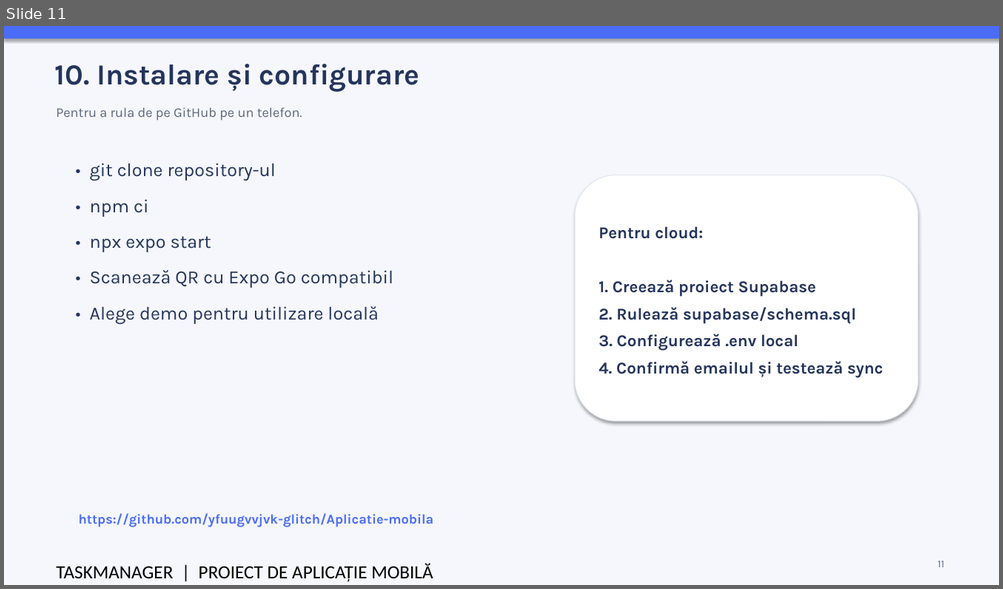
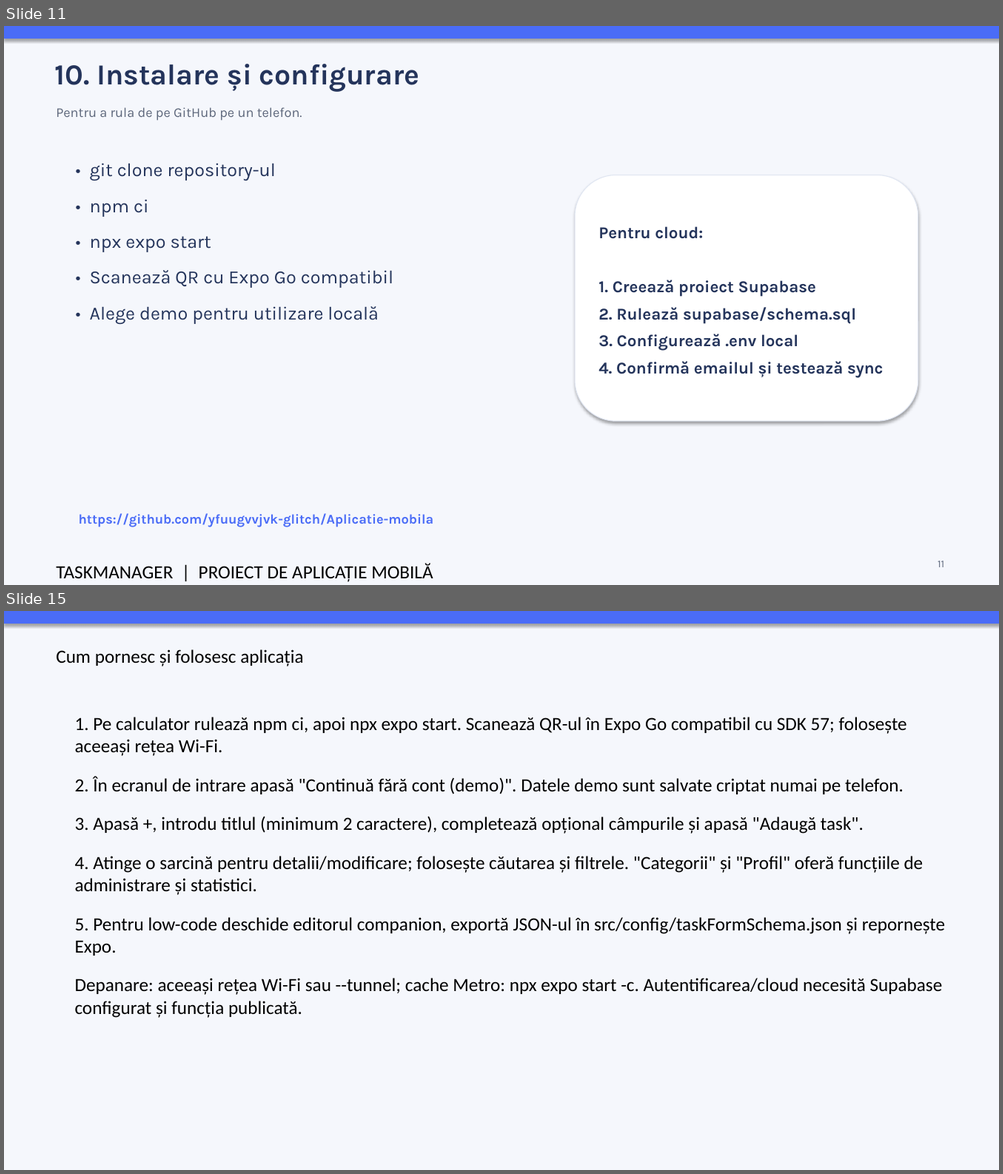
Before and after one commit to yfuugvvjvk-glitch/Aplicatie-mobila, a slide deck: documentatie/TaskManager_Prezentare.pptx. Shown one above the other, each under a label of ours: slide 11 before the commit, slides 11 and 15 after it; the slides between them are not shown. The pictures are 1003x589 and 1003x1174 pixels, drawn with LibreOffice and Linux fonts; fonts in the diff are those of the drawing. Boxes give left, top, right and bottom in pixels: in the first picture for what was removed or moved away, otherwise in the second. Text is boxed around its words. In the diff, an @@ line names an element or a change of style, - is before the commit and + after.

```diff
--- a/documentatie/TaskManager_Prezentare.pptx
+++ b/documentatie/TaskManager_Prezentare.pptx
@@ slide 15 added at (4,611,999,1170), background #F5F7FC @@
@@ rectangle added at (4,611,999,623), fill #4A6CF7, outline #4A6CF7 0.75 pt @@
@@ text added at (56,649,303,667), 18 pt, text #000000 @@
+Cum pornesc și folosesc aplicația
@@ text added at (75,717,945,1018), 18 pt, text #000000 @@
+1. Pe calculator rulează npm ci, apoi npx expo start. Scanează QR-ul în Expo Go compatibil cu SDK 57; folosește aceeași rețea Wi-Fi.
+2. În ecranul de intrare apasă "Continuă fără cont (demo)". Datele demo sunt salvate criptat numai pe telefon.
+3. Apasă +, introdu titlul (minimum 2 caractere), completează opțional câmpurile și apasă "Adaugă task".
+4. Atinge o sarcină pentru detalii/modificare; folosește căutarea și filtrele. "Categorii" și "Profil" oferă funcțiile de administrare și statistici.
+5. Pentru low-code deschide editorul companion, exportă JSON-ul în src/config/taskFormSchema.json și repornește Expo.
+Depanare: aceeași rețea Wi-Fi sau --tunnel; cache Metro: npx expo start -c. Autentificarea/cloud necesită Supabase configurat și funcția publicată.
```
Also in this commit, not shown: 5 slides changed, 1 other slide added, 7 other files.
